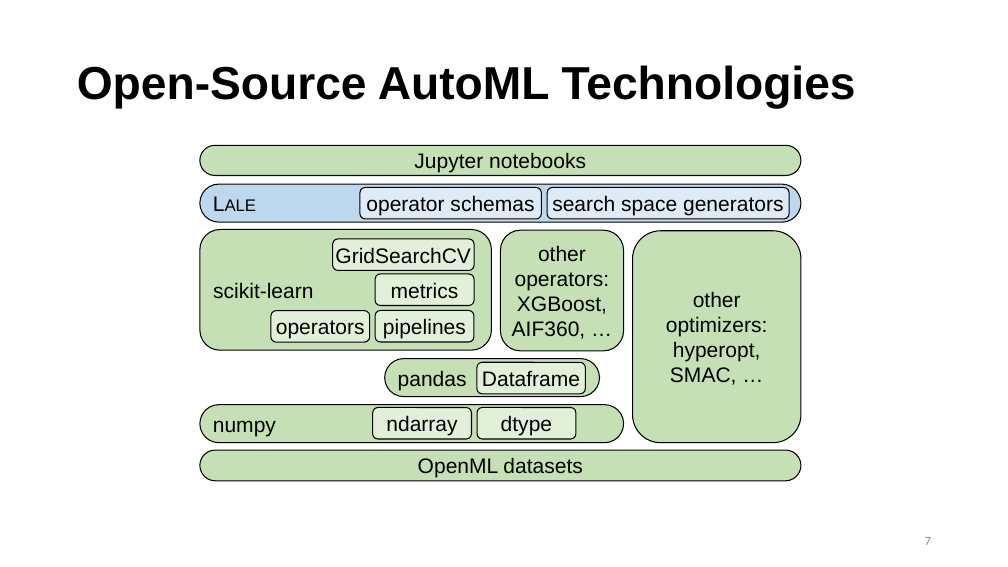
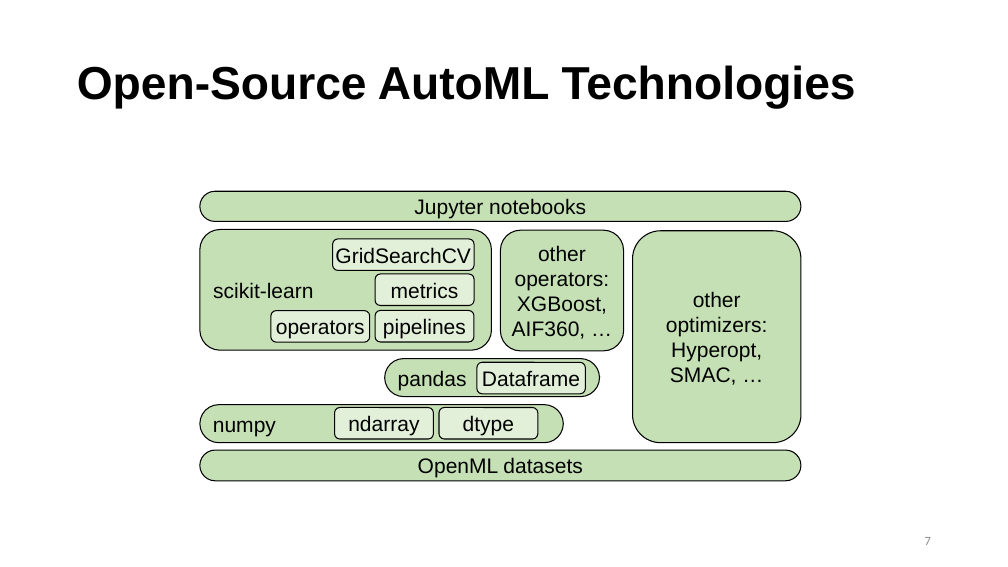
Before and after one commit to IBM/lale, a slide deck: slide 7 of talks/2020-0409-lale.pptx. Drawn at 1008x567 pixels with LibreOffice and Linux fonts; fonts in the diff are those of the drawing. Boxes give left, top, right and bottom in pixels: in the first picture for what was removed or moved away, otherwise in the second. Text is boxed around its words. In the diff, an @@ line names an element or a change of style, - is before the commit and + after.

Commit message:
Final version of slides from today's talk. (#279)

```diff
--- a/talks/2020-0409-lale.pptx
+++ b/talks/2020-0409-lale.pptx
@@ rounded rectangle "Jupyter notebooks": place and size @@
-rounded rectangle "Jupyter notebooks" at bbox=[200, 145, 801, 175]
+rounded rectangle "Jupyter notebooks" at bbox=[200, 191, 801, 222]
@@ rounded rectangle removed at bbox=[200, 185, 801, 222] @@
-Lale
@@ rounded rectangle removed at bbox=[360, 188, 541, 219] @@
-operator schemas
@@ rounded rectangle removed at bbox=[547, 188, 789, 219] @@
-search space generators
@@ text in rounded rectangle at bbox=[666, 291, 768, 385]: text changed @@
-other
-optimizers:
-hyperopt,
-SMAC, …
+other
+optimizers:
+Hyperopt,
+SMAC, …
@@ rounded rectangle "numpy": place and size @@
-rounded rectangle "numpy" at bbox=[200, 405, 624, 442]
+rounded rectangle "numpy" at bbox=[200, 405, 563, 442]
@@ rounded rectangle "ndarray": place and size @@
-rounded rectangle "ndarray" at bbox=[373, 408, 472, 439]
+rounded rectangle "ndarray" at bbox=[335, 408, 434, 439]
@@ rounded rectangle "dtype": place and size @@
-rounded rectangle "dtype" at bbox=[477, 408, 576, 439]
+rounded rectangle "dtype" at bbox=[439, 408, 538, 439]
```
Also in this commit, not shown: 7 other slides changed, 2 slides added, 1 other file.
